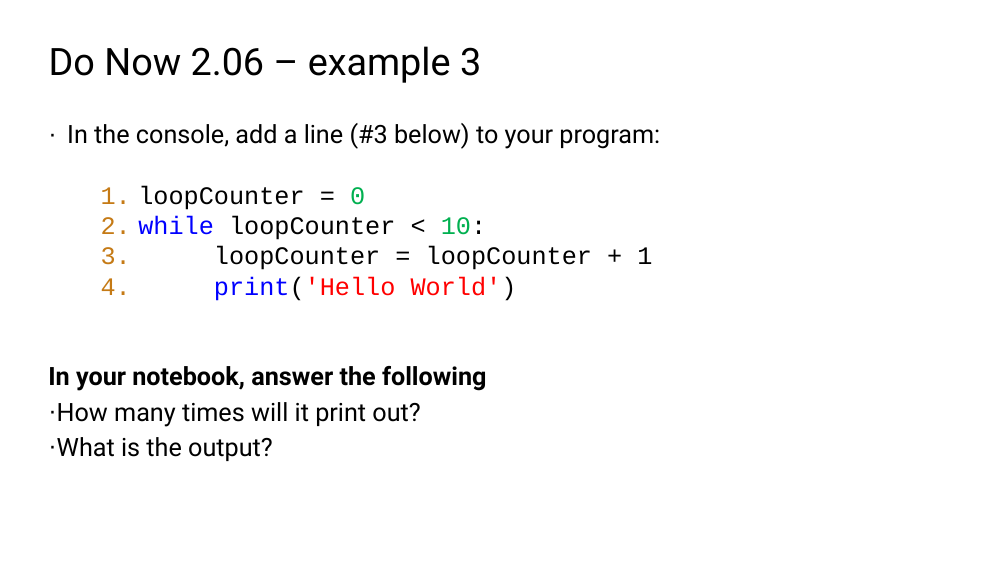
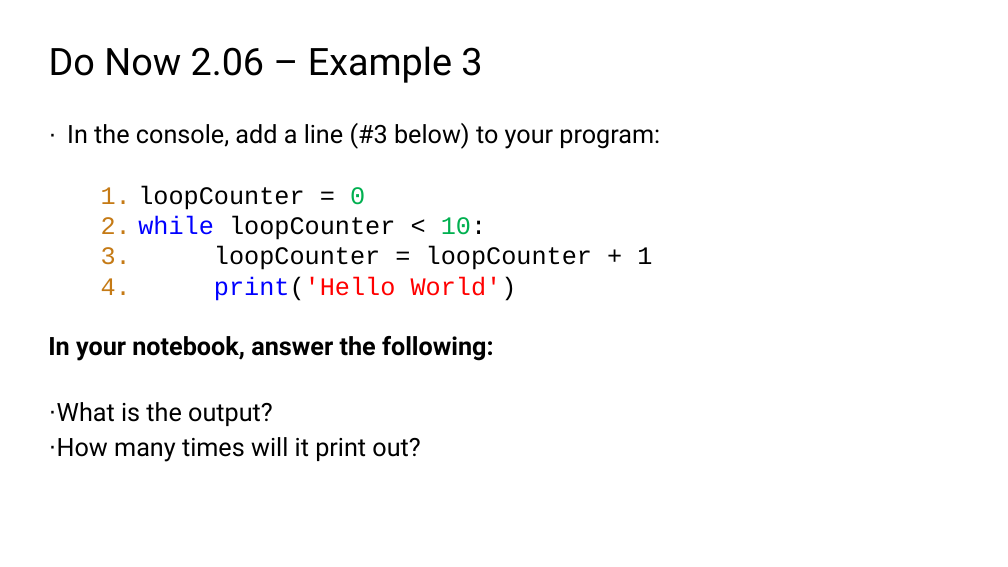
Before and after one commit to TEALSK12/2nd-semester-introduction-to-computer-science, a slide deck: slide 6 of docs/units/2_unit/slidedecks/Intro Python 2.06 TEALS.pptx. Drawn at 1008x567 pixels with LibreOffice and Linux fonts; fonts in the diff are those of the drawing; background and template pictures are left out. Boxes give left, top, right and bottom in pixels: in the first picture for what was removed or moved away, otherwise in the second. Text is boxed around its words. In the diff, an @@ line names an element or a change of style, - is before the commit and + after.

```diff
--- a/docs/units/2_unit/slidedecks/Intro Python 2.06 TEALS.pptx
+++ b/docs/units/2_unit/slidedecks/Intro Python 2.06 TEALS.pptx
@@ title at (x1=49, y1=46, x2=482, y2=83): text changed @@
-Do Now 2.06 – example 3
+Do Now 2.06 – Example 3
@@ text at (x1=48, y1=336, x2=494, y2=426): text changed @@
-In your notebook, answer the following
+In your notebook, answer the following:
+· What is the output?
@@ text at (x1=57, y1=437, x2=273, y2=461): paragraph removed @@
-· What is the output?
```
Also in this commit, not shown: 8 other slides changed, 42 other files.
